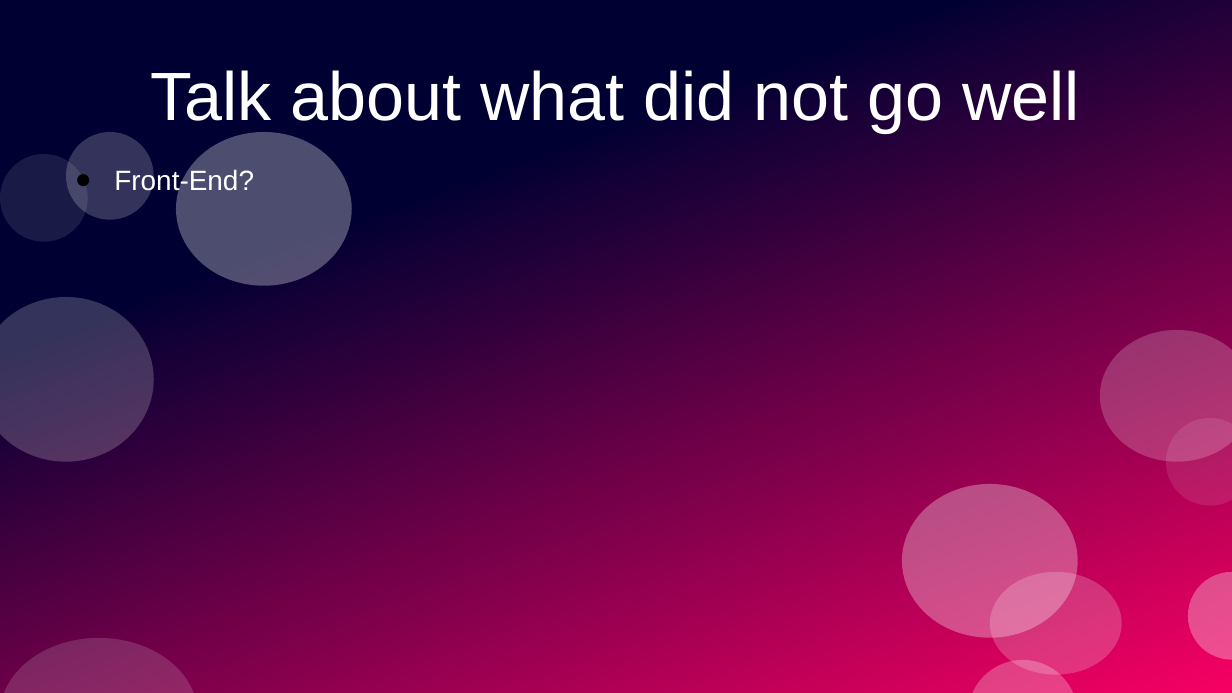
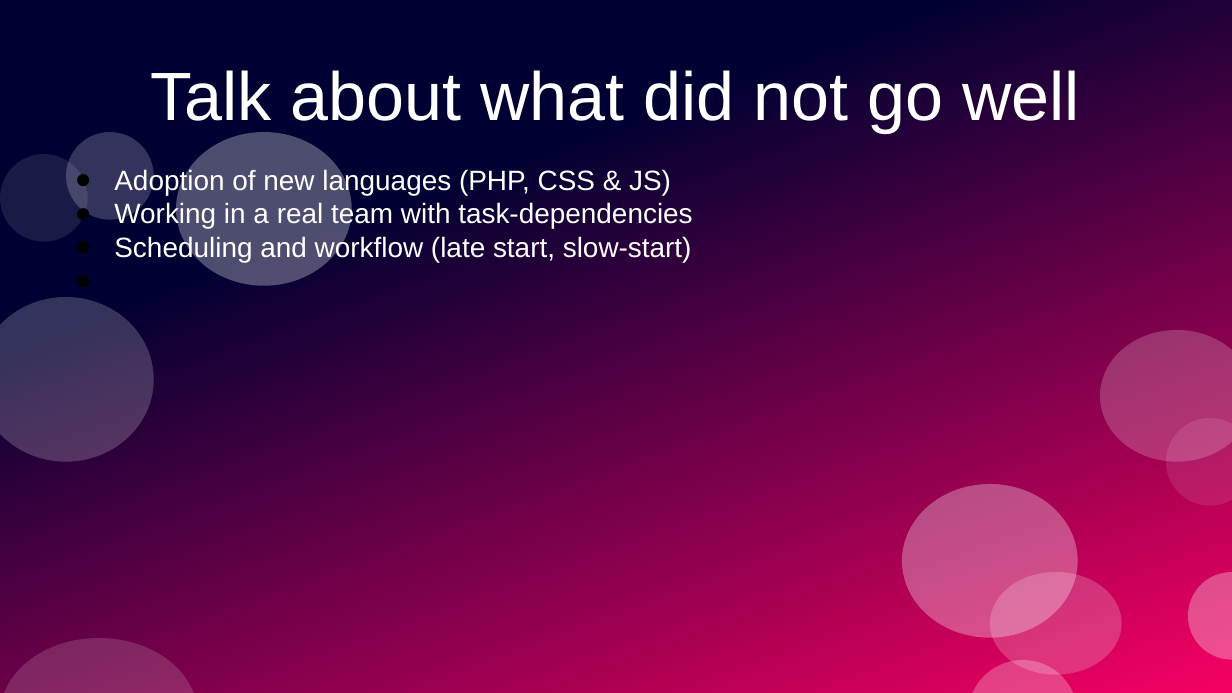
Before and after one commit to PrototypeProto/COP_4331_Small-Project, a slide deck: slide 11 of Pres.pptx (slide 9 before the commit). Drawn at 1232x693 pixels with LibreOffice and Linux fonts; fonts in the diff are those of the drawing. Boxes give left, top, right and bottom in pixels: in the first picture for what was removed or moved away, otherwise in the second. Text is boxed around its words. In the diff, an @@ line names an element or a change of style, - is before the commit and + after.

```diff
--- a/Pres.pptx
+++ b/Pres.pptx
@@ text at bbox=[114, 168, 692, 262]: text changed @@
-● Front-End?
+● Adoption of new languages (PHP, CSS & JS)
+● Working in a real team with task-dependencies
+● Scheduling and workflow (late start, slow-start)
```
Also in this commit, not shown: 6 other slides changed, 6 slides added, 4 slides removed.
